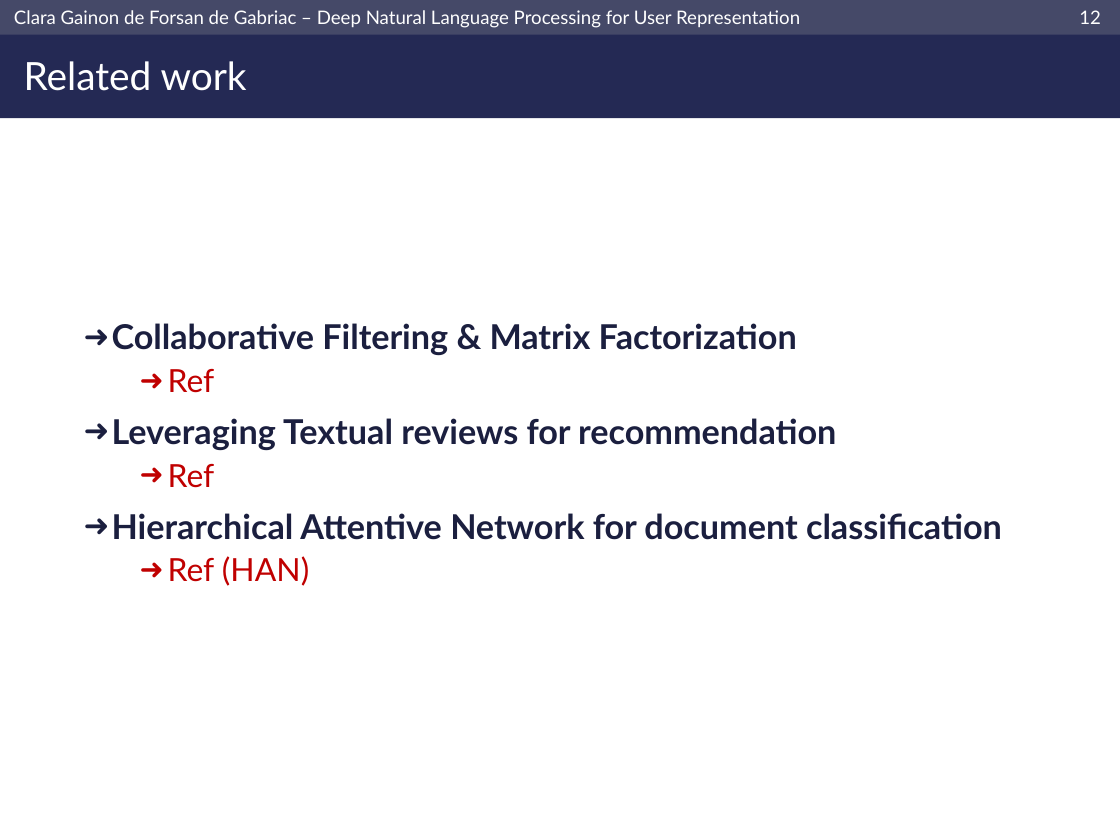
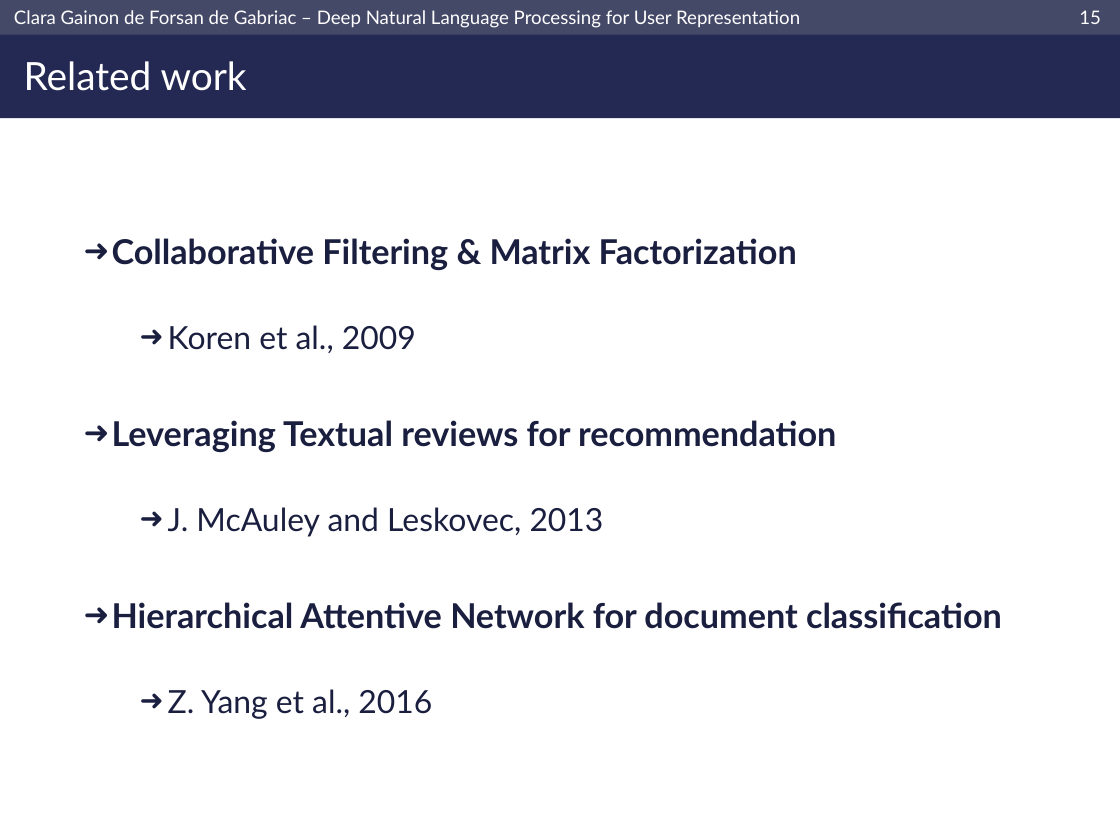
Before and after one commit to clara-gdef/defense, a slide deck: slide 16 of defense.pptx (slide 13 before the commit). Drawn at 1120x840 pixels with LibreOffice and Linux fonts; fonts in the diff are those of the drawing; background and template pictures are left out. Boxes give left, top, right and bottom in pixels: in the first picture for what was removed or moved away, otherwise in the second. Text is boxed around its words. In the diff, an @@ line names an element or a change of style, - is before the commit and + after.

```diff
--- a/defense.pptx
+++ b/defense.pptx
@@ page number at bbox=[1079, 10, 1101, 24]: text changed @@
-12
+15
@@ text at bbox=[112, 238, 1002, 629]: line spacing 0.9 to 2 @@
@@ text at bbox=[168, 325, 416, 353]: text changed; text colour #C00000 to #1B1F3F @@
-  ➜ Ref
+  ➜ Koren et al., 2009
@@ text at bbox=[168, 507, 604, 537]: text changed; text colour #C00000 to #1B1F3F @@
-  ➜ Ref
+  ➜ J. McAuley and Leskovec, 2013
@@ text at bbox=[168, 689, 432, 719]: text changed; text colour #C00000 to #1B1F3F @@
-  ➜ Ref (HAN)
+  ➜ Z. Yang et al., 2016
```
Also in this commit, not shown: 26 other slides changed, 11 slides added, 4 slides removed.
